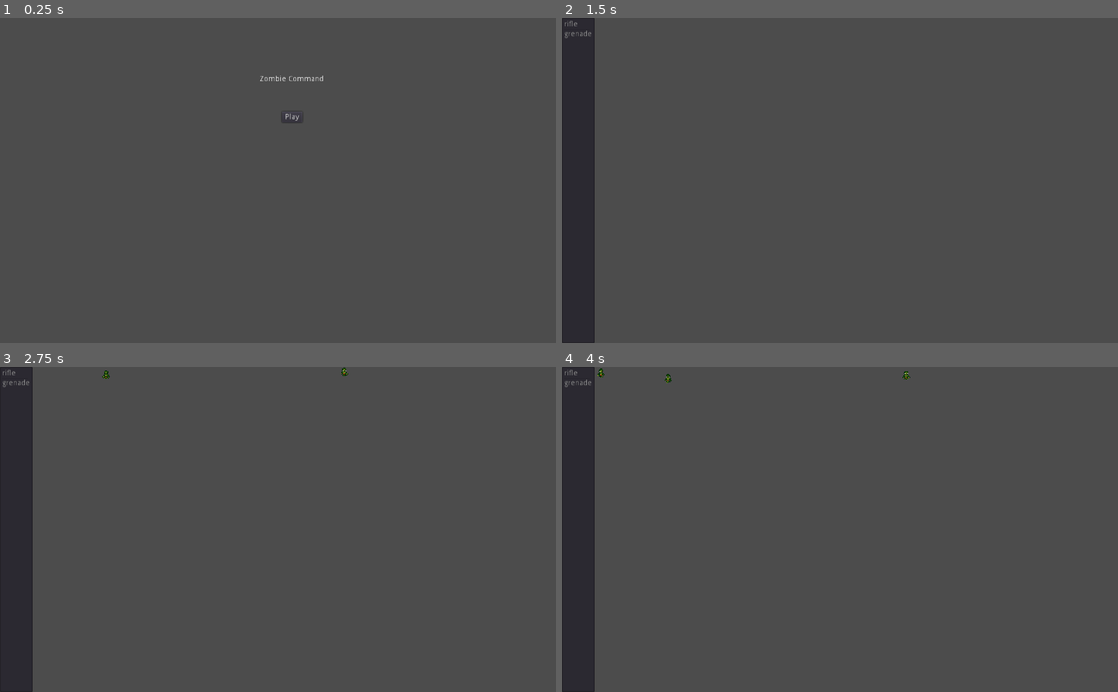
Above: before the commit, frames 1-4 (two rows, left to right).
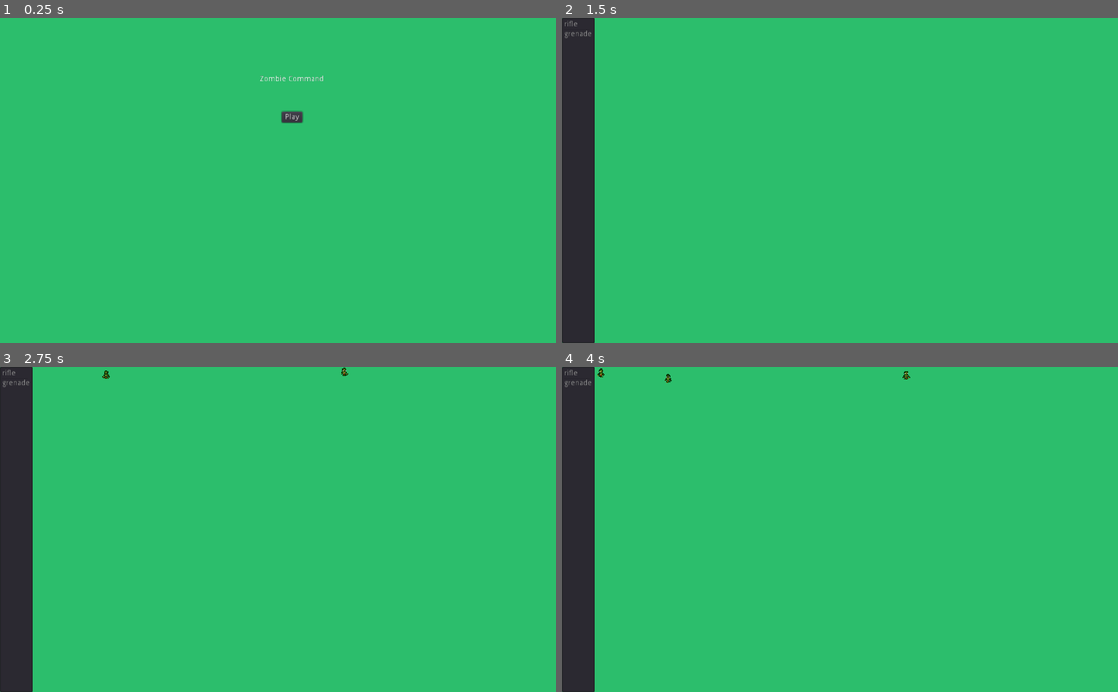
Above: after the commit, the same moments.

Repository: StarboySean/ZombieCommand
Game: Godot game, scene res://Source/Main.tscn
Same seed, same stepped clock (60 frames per second), same inputs: the game is played once before the commit and once after it.
Inputs (mouse positions are in pixels of both pictures, inside the frame that each line leads up to):
- Up to frame 1 (0.25 s): no input
- Up to frame 2 (1.5 s): click "Play" at 0.5 s; tap Enter at 1.25 s; move the mouse to (962, 164) at 1.27 s; press the mouse at (962, 164) at 1.28 s
- Up to frame 3 (2.75 s): tap Space at 2 s; move the mouse to (166, 545) at 2.02 s; release the mouse at (166, 545) at 2.03 s; click (166, 545) at 2.1 s
- Up to frame 4 (4 s): move the mouse to (895, 458) at 2.77 s; press the mouse at (895, 458) at 2.78 s; tap Enter at 3.5 s; move the mouse to (812, 594) at 3.52 s; release the mouse at (812, 594) at 3.53 s; click (812, 594) at 3.6 s

The runs differ from the first frame. In frame 1, 100% of the frame differs, in the area x 0-100%, y 0-100%; in frame 2, 94%; in frame 3, 94%; in frame 4, 94%.

Commit message:
explosions disappearing

Diff:
--- a/Source/Explosion.gd
+++ b/Source/Explosion.gd
@@ -3,3 +3,7 @@
 func _physics_process(delta):
 	for body in get_overlapping_bodies():
 		body.queue_free()
+
+
+func _on_Timer_timeout():
+	queue_free()
--- a/Source/Explosion.tscn
+++ b/Source/Explosion.tscn
@@ -10,3 +10,8 @@
 
 [node name="CollisionShape2D" type="CollisionShape2D" parent="."]
 shape = SubResource( 1 )
+
+[node name="Timer" type="Timer" parent="."]
+autostart = true
+
+[connection signal="timeout" from="Timer" to="." method="_on_Timer_timeout"]
--- a/project.godot
+++ b/project.godot
@@ -19,10 +19,19 @@
 window/stretch/mode="2d"
 window/stretch/aspect="keep"
 
+[input]
+
+fire={
+"deadzone": 0.5,
+"events": [ Object(InputEventMouseButton,"resource_local_to_scene":false,"resource_name":"","device":0,"alt":false,"shift":false,"control":false,"meta":false,"command":false,"button_mask":0,"position":Vector2( 0, 0 ),"global_position":Vector2( 0, 0 ),"factor":1.0,"button_index":1,"pressed":false,"doubleclick":false,"script":null)
+ ]
+}
+
 [physics]
 
 common/enable_pause_aware_picking=true
 
 [rendering]
 
+environment/default_clear_color=Color( 0.176471, 0.74902, 0.427451, 1 )
 environment/default_environment="res://default_env.tres"
